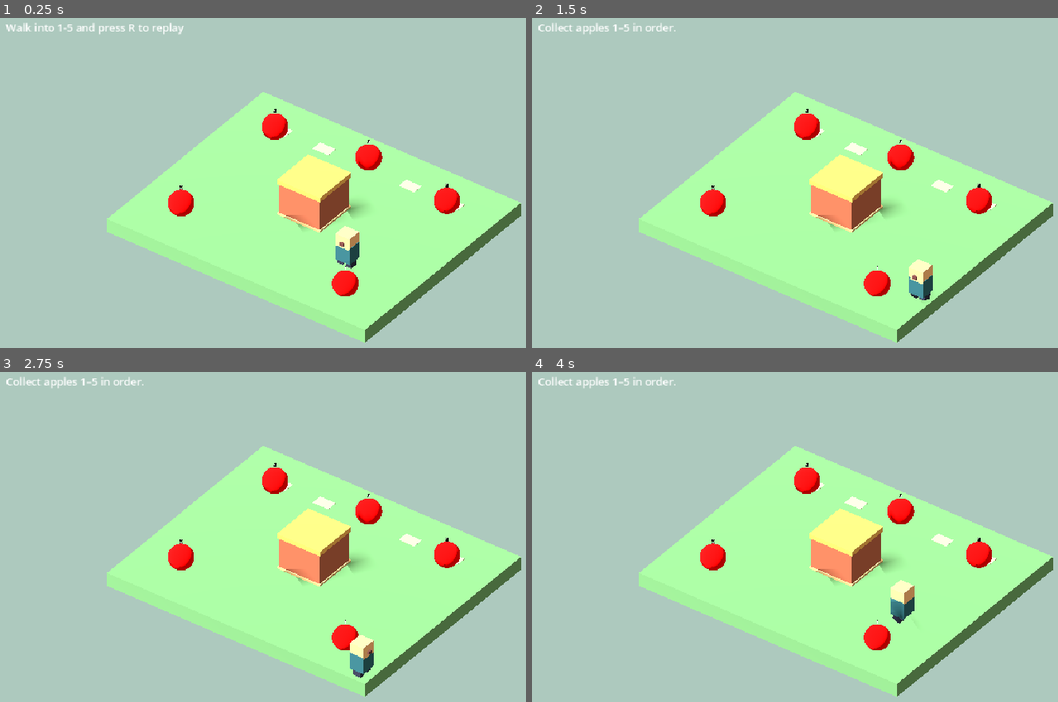
Above: before the commit, frames 1-4 (two rows, left to right).
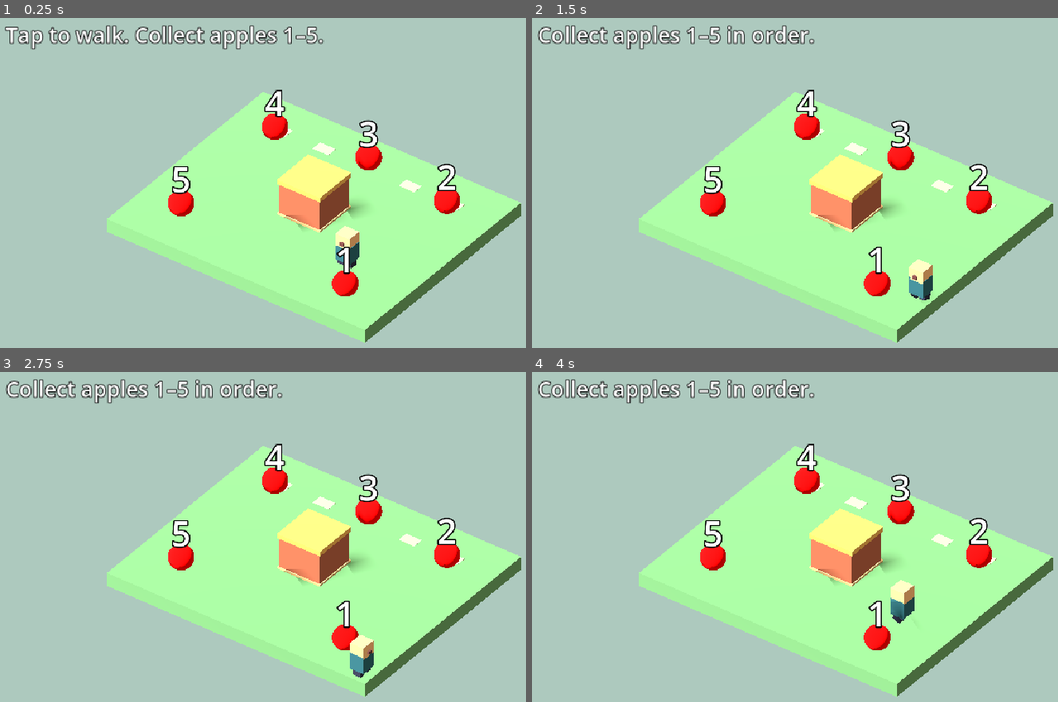
Above: after the commit, the same moments.

Repository: btbowles/garden-walk
Game: Godot game, scene res://main.tscn
Two runs of this game, one before a commit and one after it. Both use one fixed random seed, a clock stepped at 60 frames per second and the inputs below.
Inputs (mouse positions are in pixels of both pictures, inside the frame that each line leads up to):
- Up to frame 1 (0.25 s): no input
- Up to frame 2 (1.5 s): tap R at 0.5, 0.6, 1.35 s; move the mouse to (984, 189) at 0.52 s; hold D 0.53-1.28 s; click (984, 189) at 0.67 s; move the mouse to (716, 229) at 1.27 s; hold S from 1.28 s (still down); click (716, 229) at 1.42 s
- Up to frame 3 (2.75 s): move the mouse to (378, 477) at 2.02 s; release S at 2.03 s; hold D from 2.03 s (still down); tap R at 2.1 s; click (378, 477) at 2.17 s
- Up to frame 4 (4 s): tap Space at 2.75 s; move the mouse to (816, 645) at 2.77 s; release D at 2.78 s; hold W 2.78-3.53 s; tap R at 2.85, 3.6 s; click (816, 645) at 2.92 s; move the mouse to (1036, 626) at 3.52 s; hold A from 3.53 s (still down); click (1036, 626) at 3.67 s

The runs differ from the first frame. In frame 1, 3.1% of the frame differs, in the area x 0-87%, y 1-78%; in frame 2, 2.8%; in frame 3, 2.8%; in frame 4, 2.8%.

Commit message:
Publish verified browser build

Diff:
--- a/apple_view.gd
+++ b/apple_view.gd
@@ -22,8 +22,12 @@
 
         var label = Label3D.new()
         label.text = str(i + 1)
-        label.position = Vector3(0, 1.15, 0)
+        label.position = Vector3(0, 1.55, 0)
         label.billboard = BaseMaterial3D.BILLBOARD_ENABLED
+        label.font_size = 92
+        label.pixel_size = 0.014
+        label.outline_size = 14
+        label.no_depth_test = true
         label.modulate = Color(1, 1, 1)
         label.outline_modulate = Color(0, 0, 0)
         root.add_child(label)
@@ -33,7 +37,10 @@
     add_child(v_box_container)
 
     status_label = Label.new()
-    status_label.text = "Walk into 1-5 and press R to replay"
+    status_label.text = "Tap to walk. Collect apples 1–5."
+    status_label.add_theme_font_size_override("font_size", 32)
+    status_label.add_theme_color_override("font_outline_color", Color.BLACK)
+    status_label.add_theme_constant_override("outline_size", 6)
     v_box_container.add_child(status_label)
 
     h_box_container = HBoxContainer.new()
@@ -52,7 +59,8 @@
         style.bg_color = Color(1, 0, 0)
         style.set_corner_radius_all(8)
         label.add_theme_stylebox_override("normal", style)
-        label.custom_minimum_size = Vector2(32, 30)
+        label.custom_minimum_size = Vector2(64, 54)
+        label.add_theme_font_size_override("font_size", 34)
         label.horizontal_alignment = HORIZONTAL_ALIGNMENT_CENTER
         label.vertical_alignment = VERTICAL_ALIGNMENT_CENTER
         h_box_container.add_child(label)
--- a/scene.gd
+++ b/scene.gd
@@ -68,10 +68,23 @@
 func _walkable(at: Vector3) -> bool:
 	return absf(at.x) >= PROP_HALF.x + PLAYER_RADIUS or absf(at.z) >= PROP_HALF.y + PLAYER_RADIUS
 
+const TapWalk = preload("res://tap_walk.gd")
+var tap_walk = TapWalk.new()
+
+func _unhandled_input(event: InputEvent) -> void:
+	if player:
+		tap_walk.handle_input(event, get_viewport().get_camera_3d(), player.position, get_node_or_null("Apples"))
+
 func _physics_process(delta: float) -> void:
 	var direction := Vector3(_axis(KEY_D, KEY_RIGHT, KEY_A, KEY_LEFT), 0, _axis(KEY_S, KEY_DOWN, KEY_W, KEY_UP)).normalized()
 	var previous := player.position
 	var step := direction * SPEED * delta
+
+	if direction == Vector3.ZERO:
+		step = tap_walk.advance(previous, SPEED * delta)
+		direction = step.normalized()
+	else:
+		tap_walk.clear()
 	var next_x := Vector3(clampf(previous.x + step.x, -FLOOR_HALF.x + PLAYER_RADIUS, FLOOR_HALF.x - PLAYER_RADIUS), 0, previous.z)
 	if _walkable(next_x):
 		player.position = next_x
--- /dev/null
+++ b/tap_route.gd
@@ -0,0 +1,57 @@
+extends RefCounted
+
+class_name TapRoute
+
+static func plan(start: Vector3, goal: Vector3) -> Array[Vector3]:
+    if start == goal:
+        return []
+
+    if abs(goal.x) > 5.5 or abs(goal.z) > 4.5 or (abs(goal.x) < 1.5 and abs(goal.z) < 1.5):
+        return []
+
+    var fixed_aabb = AABB(Vector3(-1.499, -1, -1.499), Vector3(2.998, 2, 2.998))
+
+    if fixed_aabb.intersects_segment(start, goal) == null:
+        return [goal]
+
+    var candidates = []
+    var lane_z = 1.8
+    var lane_x = 1.8
+
+    # Lane Z
+    var path_z1 = [Vector3(start.x, 0, lane_z), Vector3(goal.x, 0, lane_z), goal]
+    var path_z2 = [Vector3(start.x, 0, -lane_z), Vector3(goal.x, 0, -lane_z), goal]
+
+    # Lane X
+    var path_x1 = [Vector3(lane_x, 0, start.z), Vector3(lane_x, 0, goal.z), goal]
+    var path_x2 = [Vector3(-lane_x, 0, start.z), Vector3(-lane_x, 0, goal.z), goal]
+
+    candidates.append(path_z1)
+    candidates.append(path_z2)
+    candidates.append(path_x1)
+    candidates.append(path_x2)
+
+    var valid_paths = []
+    for path in candidates:
+        var valid = true
+        var previous = start
+        for i in range(0, path.size()):
+            var point = path[i]
+            if previous == point:
+                continue
+
+            if fixed_aabb.intersects_segment(previous, point) != null:
+                valid = false
+                break
+
+            previous = point
+
+        if valid:
+            valid_paths.append(path)
+
+    if valid_paths.size() == 0:
+        return []
+
+    var typed_array: Array[Vector3] = []
+    typed_array.assign(valid_paths[0])
+    return typed_array
--- /dev/null
+++ b/tap_walk.gd
@@ -0,0 +1,52 @@
+extends RefCounted
+
+const Route = preload("res://tap_route.gd")
+
+var waypoints: Array[Vector3] = []
+
+func handle_input(event: InputEvent, camera: Camera3D, start: Vector3, apples: Node) -> void:
+	if not event.is_pressed() or not (event is InputEventScreenTouch or (event is InputEventMouseButton and event.button_index == MOUSE_BUTTON_LEFT)):
+		return
+
+	if camera == null:
+		return
+
+	var screen = event.position
+
+	var apple_targets = []
+	for apple in apples.get_children():
+		if apple.name in ["Apple1", "Apple2", "Apple3", "Apple4", "Apple5"] and apple.visible:
+			var sphere_center = apple.global_position + Vector3(0, 0.42, 0)
+			var label_position = apple.global_position + Vector3(0, 1.50, 0)
+			var projected_sphere_center = camera.unproject_position(sphere_center)
+			var projected_label_position = camera.unproject_position(label_position)
+			var distance = min((projected_sphere_center - screen).length(), (projected_label_position - screen).length())
+			if distance <= 34:
+				apple_targets.append({"apple": apple, "distance": distance})
+
+	if apple_targets.size() > 0:
+		apple_targets.sort_custom(func(a, b): return a.distance < b.distance)
+		var closest_apple = apple_targets[0].apple
+		var target = closest_apple.global_position
+		waypoints = Route.plan(start, target)
+	else:
+		var ray_origin = camera.project_ray_origin(screen)
+		var ray_normal = camera.project_ray_normal(screen)
+		var plane = Plane(Vector3.UP, 0.0)
+		var intersection = plane.intersects_ray(ray_origin, ray_normal)
+		if intersection != null:
+			waypoints = Route.plan(start, intersection)
+
+func advance(from: Vector3, max_step: float) -> Vector3:
+	while waypoints.size() > 0 and waypoints[0].distance_to(from) <= 0.02:
+		waypoints.pop_front()
+
+	if waypoints.size() == 0:
+		return Vector3.ZERO
+
+	var direction = waypoints[0] - from
+	var step = direction.normalized() * min(max_step, direction.length())
+	return step
+
+func clear() -> void:
+	waypoints.clear()
Not shown, added: tap_route.gd.uid
Not shown, added: tap_walk.gd.uid
Not shown, changed: docs/index.pck
